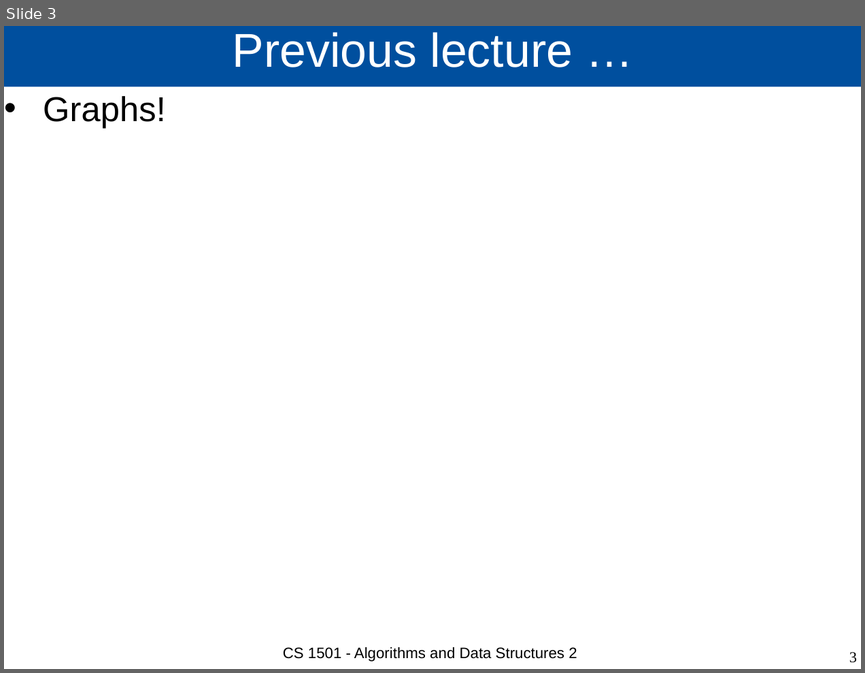
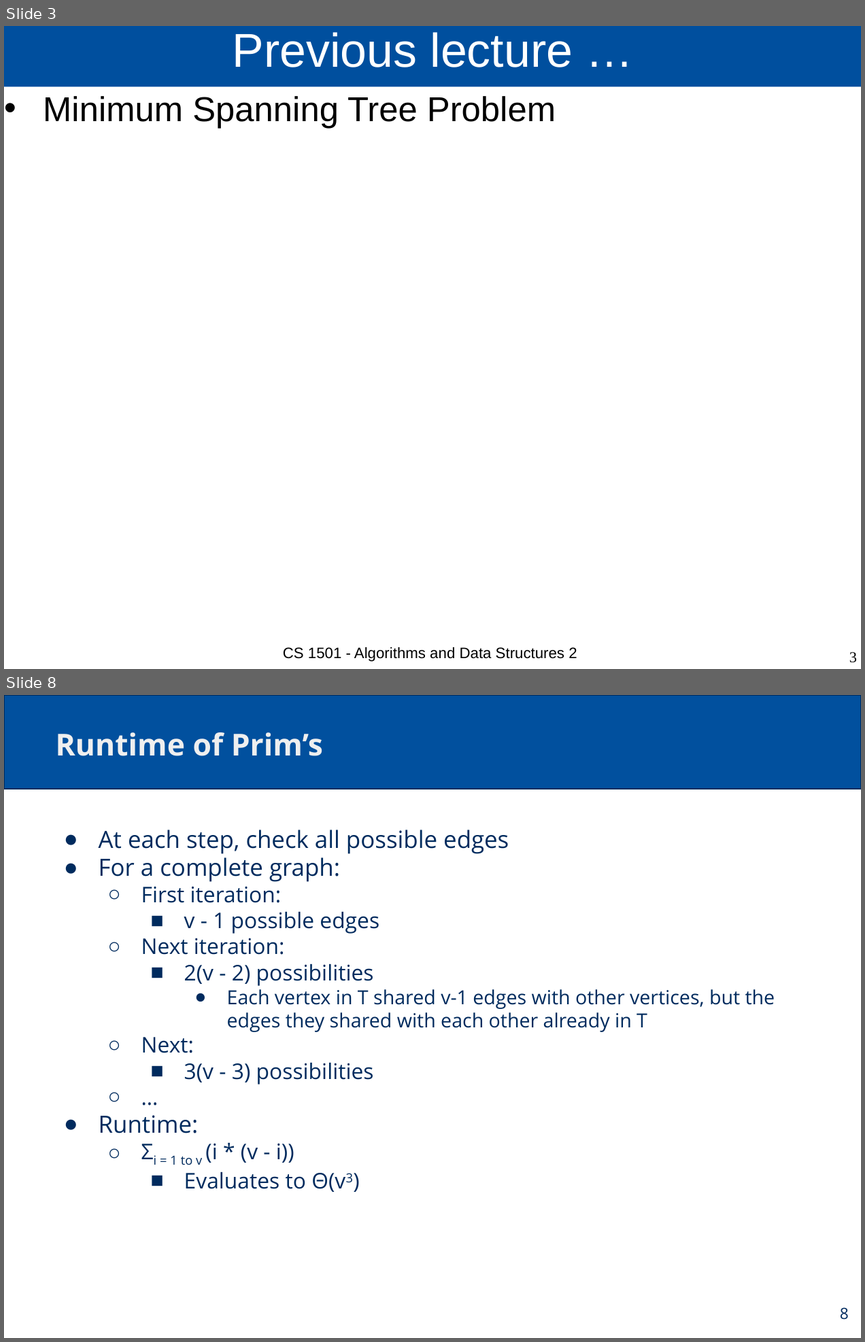
Before and after one commit to cs1501-2224/handouts, a slide deck: DraftSlides/Lecture16.pptx. Shown one above the other, each under a label of ours: slide 3 before the commit, slides 3 and 8 after it; the slides between them are not shown. The pictures are 865x673 and 865x1342 pixels, drawn with LibreOffice and Linux fonts; fonts in the diff are those of the drawing. Boxes give left, top, right and bottom in pixels: in the first picture for what was removed or moved away, otherwise in the second. Text is boxed around its words. In the diff, an @@ line names an element or a change of style, - is before the commit and + after.

```diff
--- a/DraftSlides/Lecture16.pptx
+++ b/DraftSlides/Lecture16.pptx
@@ slide 8 added at box(4, 695, 861, 1338), background #FFFFFF @@
@@ rectangle added at box(4, 695, 861, 789), fill #01509E, outline #002B5E 1.5 pt @@
@@ title added at box(56, 732, 323, 756), 28 pt, text #EFEFEF, bold @@
+Runtime of Prim’s
@@ text added at box(99, 830, 775, 1192), 20 pt, text #002B5E @@
+● At each step, check all possible edges
+● For a complete graph:
+  ○ First iteration:
+    ■ v - 1 possible edges
+  ○ Next iteration:
+    ■ 2(v - 2) possibilities
+      ● Each vertex in T shared v-1 edges with other vertices, but the edges they shared with each other already in T
+  ○ Next:
+    ■ 3(v - 3) possibilities
+  ○ …
+● Runtime:
+  ○ Σi = 1 to v (i * (v - i))
+    ■ Evaluates to Θ(v3)
@@ page number added at box(840, 1308, 849, 1320), 14.3 pt, text #002B5E @@
+8
@@ slide 3 changed as well @@
@@ text at box(43, 96, 555, 128): text changed @@
-• Graphs!
+• Minimum Spanning Tree Problem
```
Also in this commit, not shown: 5 other slides changed, 11 other slides added, 1 other file.
